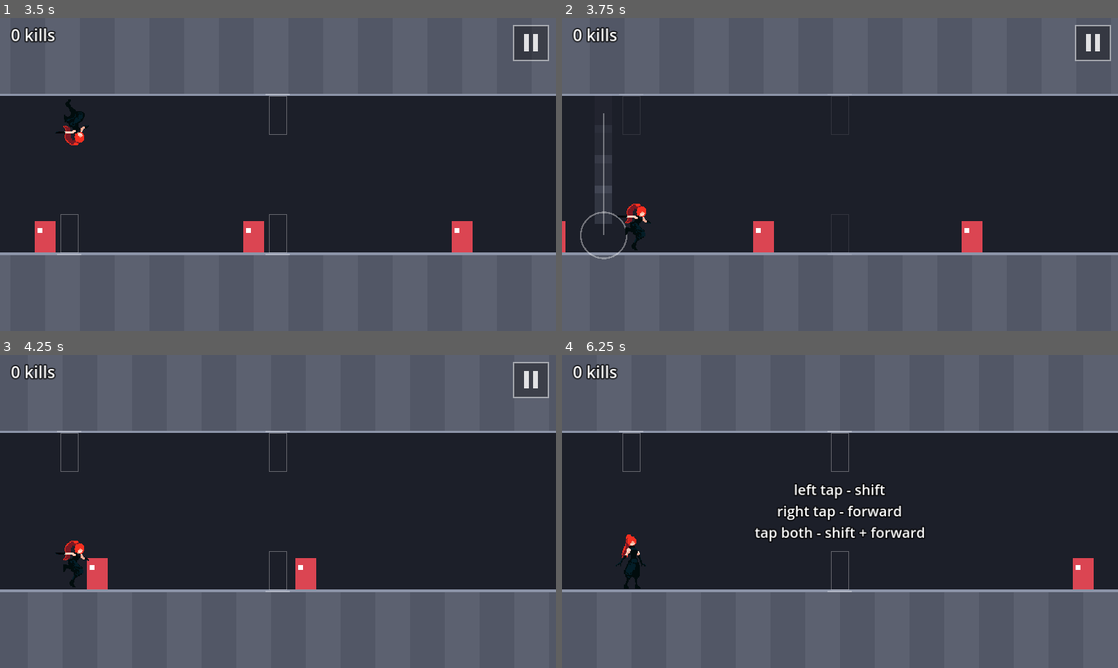
Above: before the commit, frames 1-4 (two rows, left to right).
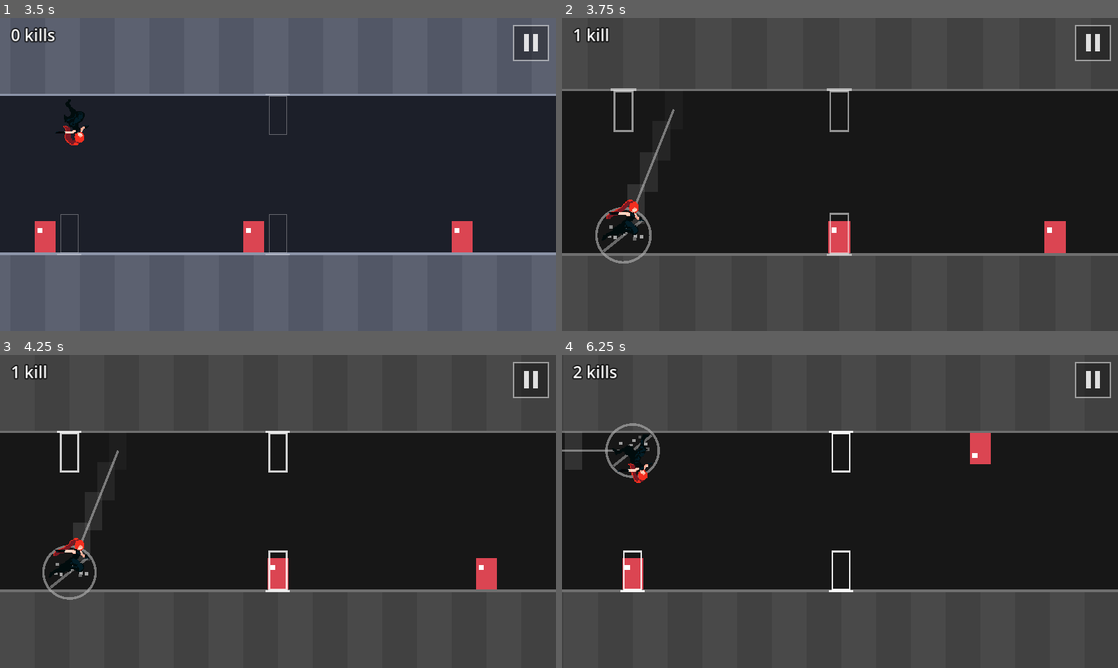
Above: after the commit, the same moments.

Repository: fredsbreads/game-off
Game: Godot game, scene res://scenes/main.tscn
The game is run twice, just before and just after one commit, with the same random seed, the same clock (stepped at 60 frames per second) and the same inputs.
Inputs (mouse positions are in pixels of both pictures, inside the frame that each line leads up to):
- Up to frame 1 (3.5 s): tap Enter at 0.5 s; move the mouse to (400, 158) at 0.52 s; hold K (tp_forward) 0.53-1.28 s; hold J (tp_vertical) 0.53-1.28 s; click (400, 158) at 0.67 s; move the mouse to (166, 190) at 1.27 s; tap Shift at 1.35, 2.85 s; move the mouse to (333, 105) at 2.02 s; hold J (tp_vertical) 2.03-2.78 s; hold K (tp_forward) from 2.03 s (still down); move the mouse to (250, 237) at 2.77 s; click (250, 237) at 2.92 s
- Up to frame 2 (3.75 s): move the mouse to (1006, 221) at 3.52 s; release K (tp_forward) at 3.53 s; hold J (tp_vertical) from 3.53 s (still down)
- Up to frame 3 (4.25 s): keep holding J (tp_vertical)
- Up to frame 4 (6.25 s): move the mouse to (673, 464) at 4.27 s; release J (tp_vertical) at 4.28 s; tap Shift at 4.35, 5.85 s; tap Enter at 5, 5.75 s; move the mouse to (867, 511) at 5.02 s; hold J (tp_vertical) 5.03-5.78 s; click (867, 511) at 5.17 s; move the mouse to (756, 433) at 5.77 s; hold K (tp_forward) from 5.78 s (still down)

Frame 1 is identical in both runs. In frame 2, 52% of the frame differs, in the area x 0-100%, y 0-100%; in frame 3, 52%; in frame 4, 53%.

Commit message:
More forgiving vertical teleport: kills an enemy across within 1.5 tiles

Diff:
--- a/scripts/chunk_solver.gd
+++ b/scripts/chunk_solver.gd
@@ -91,7 +91,7 @@
 		for i in enemies.size():
 			var bit := 1 << i
 			var e := enemies[i]
-			if (mask & bit) == 0 and int(e.y) == row and absf(e.x - x) < Rules.KILL_RADIUS:
+			if (mask & bit) == 0 and int(e.y) == row and absf(e.x - x) < Rules.kill_radius(move):
 				if not killed or absf(e.x - x) < absf(snap_to - x):
 					snap_to = e.x
 				mask |= bit
@@ -116,7 +116,7 @@
 	var mask: int = state[3]
 	for i in enemies.size():
 		var bit := 1 << i
-		if (required_kills & bit) != 0 and (mask & bit) == 0 and enemies[i].x < x - Rules.KILL_RADIUS:
+		if (required_kills & bit) != 0 and (mask & bit) == 0 and enemies[i].x < x - Rules.VERTICAL_KILL_RADIUS:
 			return true
 	return false
 
--- a/scripts/main.gd
+++ b/scripts/main.gd
@@ -383,7 +383,7 @@
 	var from := Vector2(player.x * Rules.TILE, Rules.body_center_y(player.row))
 	var to_x := player.x + Rules.move_dx(move)
 	var to_row := (1 - player.row) if Rules.move_flips_row(move) else player.row
-	var hit := level.enemies_at(to_x, Rules.KILL_RADIUS, to_row)
+	var hit := level.enemies_at(to_x, Rules.kill_radius(move), to_row)
 	if not hit.is_empty():
 		# Land exactly on the enemy you hit, so chains can't drift.
 		var target := hit[0]
@@ -417,7 +417,7 @@
 	for move in [Rules.Move.FORWARD, Rules.Move.VERTICAL, Rules.Move.DIAGONAL]:
 		var tx: float = x + Rules.move_dx(move)
 		var trow: int = (1 - row) if Rules.move_flips_row(move) else row
-		if not level.enemies_at(tx, Rules.KILL_RADIUS, trow).is_empty():
+		if not level.enemies_at(tx, Rules.kill_radius(move), trow).is_empty():
 			return true
 	return false
 
--- a/scripts/rules.gd
+++ b/scripts/rules.gd
@@ -27,6 +27,10 @@
 
 # Landing within this many tiles of an enemy's centre kills it.
 const KILL_RADIUS := 0.8
+# The vertical teleport is more forgiving: it kills an enemy across from you
+# within this many tiles (aiming straight across is a timing call, not a
+# distance one, and a stacked pair otherwise leaves almost no window).
+const VERTICAL_KILL_RADIUS := 1.5
 # Running within this many tiles of a live enemy's centre kills you.
 const HIT_RADIUS := 0.55
 
@@ -42,6 +46,10 @@
 
 static func cooldown_frames() -> int:
 	return ceili(COOLDOWN_SECONDS * PHYSICS_FPS)
+
+
+static func kill_radius(move: int) -> float:
+	return VERTICAL_KILL_RADIUS if move == Move.VERTICAL else KILL_RADIUS
 
 
 static func move_dx(move: int) -> float:
